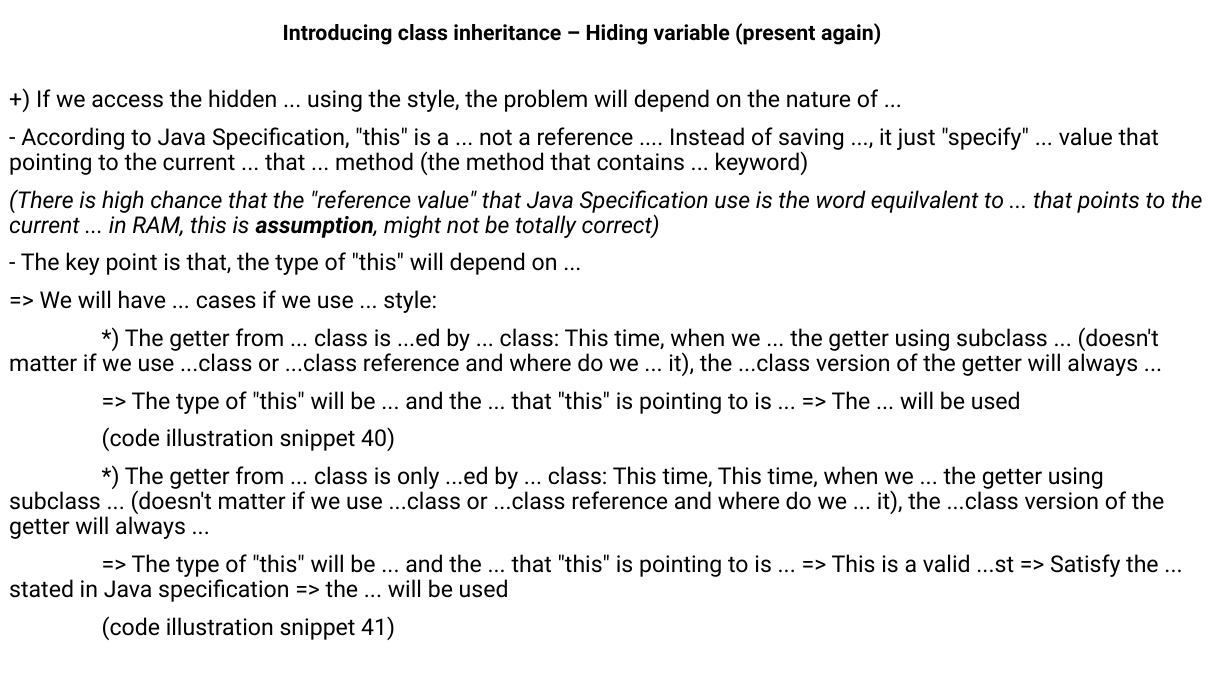
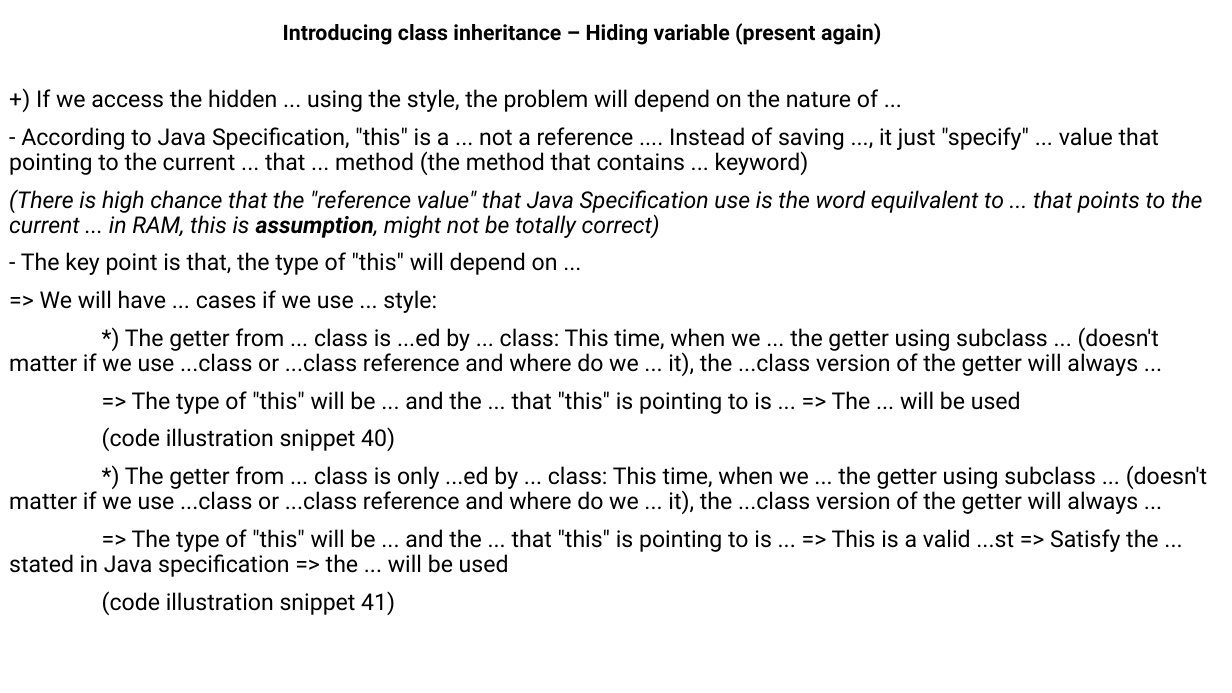
Before and after one commit to MaiDinhVinh/CS-Java, a slide deck: slide 20 of self-study resources/J8SE1/Chapter 5 - Class Design.pptx. Drawn at 1232x693 pixels with LibreOffice and Linux fonts; fonts in the diff are those of the drawing. Boxes give left, top, right and bottom in pixels: in the first picture for what was removed or moved away, otherwise in the second. Text is boxed around its words. In the diff, an @@ line names an element or a change of style, - is before the commit and + after.

Commit message:
commit changes

```diff
--- a/self-study resources/J8SE1/Chapter 5 - Class Design.pptx
+++ b/self-study resources/J8SE1/Chapter 5 - Class Design.pptx
@@ text at <box>9,465,1207,514</box>: text changed @@
-*) The getter from ... class is only ...ed by ... class: This time, This time, when we ... the getter using subclass ... (doesn't matter if we use ...class or ...class reference and where do we ... it), the ...class version of the getter will always ...
+*) The getter from ... class is only ...ed by ... class: This time, when we ... the getter using subclass ... (doesn't matter if we use ...class or ...class reference and where do we ... it), the ...class version of the getter will always ...
```
